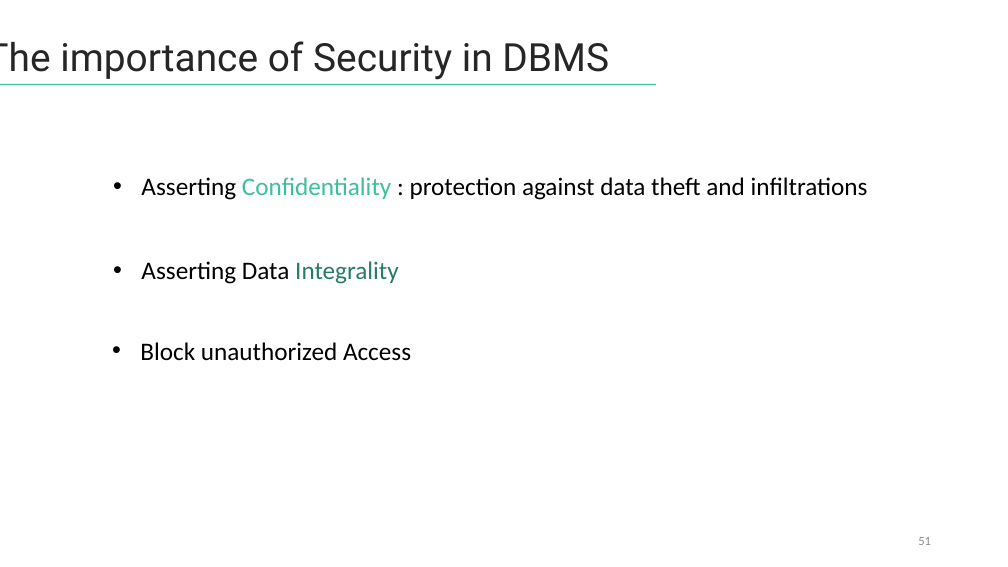
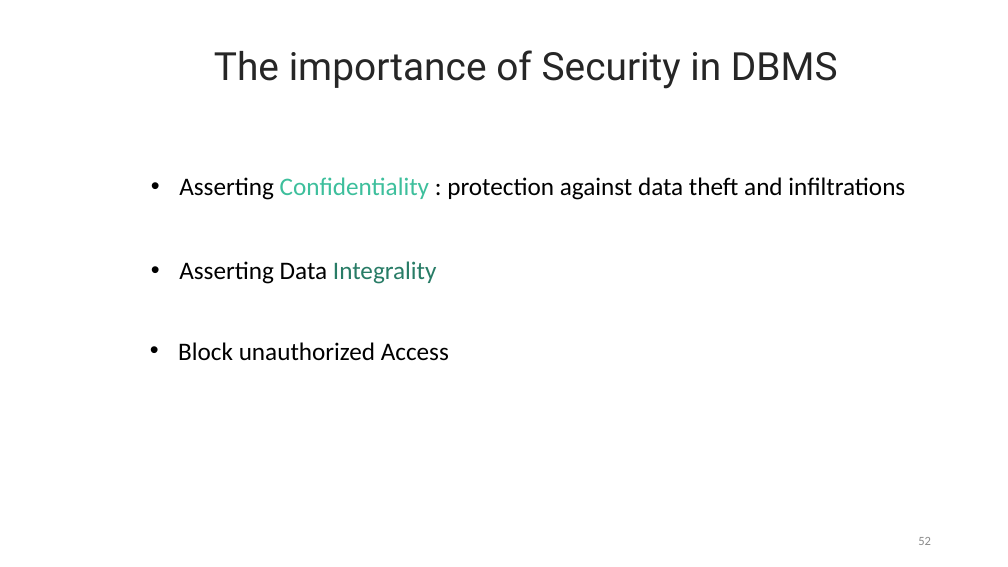
Before and after one commit to lahcenrahlaoui/Wingardium_Leviosaaaa, a slide deck: slide 52 of Presentation-projet-SQLite (1) - Copy.pptx (slide 51 before the commit). Drawn at 1008x567 pixels with LibreOffice and Linux fonts; fonts in the diff are those of the drawing. Boxes give left, top, right and bottom in pixels: in the first picture for what was removed or moved away, otherwise in the second. Text is boxed around its words. In the diff, an @@ line names an element or a change of style, - is before the commit and + after.

```diff
--- a/Presentation-projet-SQLite (1) - Copy.pptx
+++ b/Presentation-projet-SQLite (1) - Copy.pptx
@@ text "The importance of Security in ..." rewrapped from <box>0,41,609,80</box> to <box>214,50,838,89</box> @@
@@ line removed from (0, 85) to (656, 85) @@
@@ rectangle "Asserting Confidentiality : protection against ..." at <box>106,167,948,205</box>: list level 1 to 2 in "Asserting Confidentiality : protection against ..." @@
@@ text "Asserting Data Integrality" at <box>179,261,437,284</box>: list level 1 to 2 in "Asserting Data Integrality" @@
@@ text "Block unauthorized Access" at <box>178,342,449,361</box>: list level 1 to 2 in "Block unauthorized Access" @@
```
Also in this commit, not shown: 27 other slides changed, 11 slides added, 10 slides removed.
